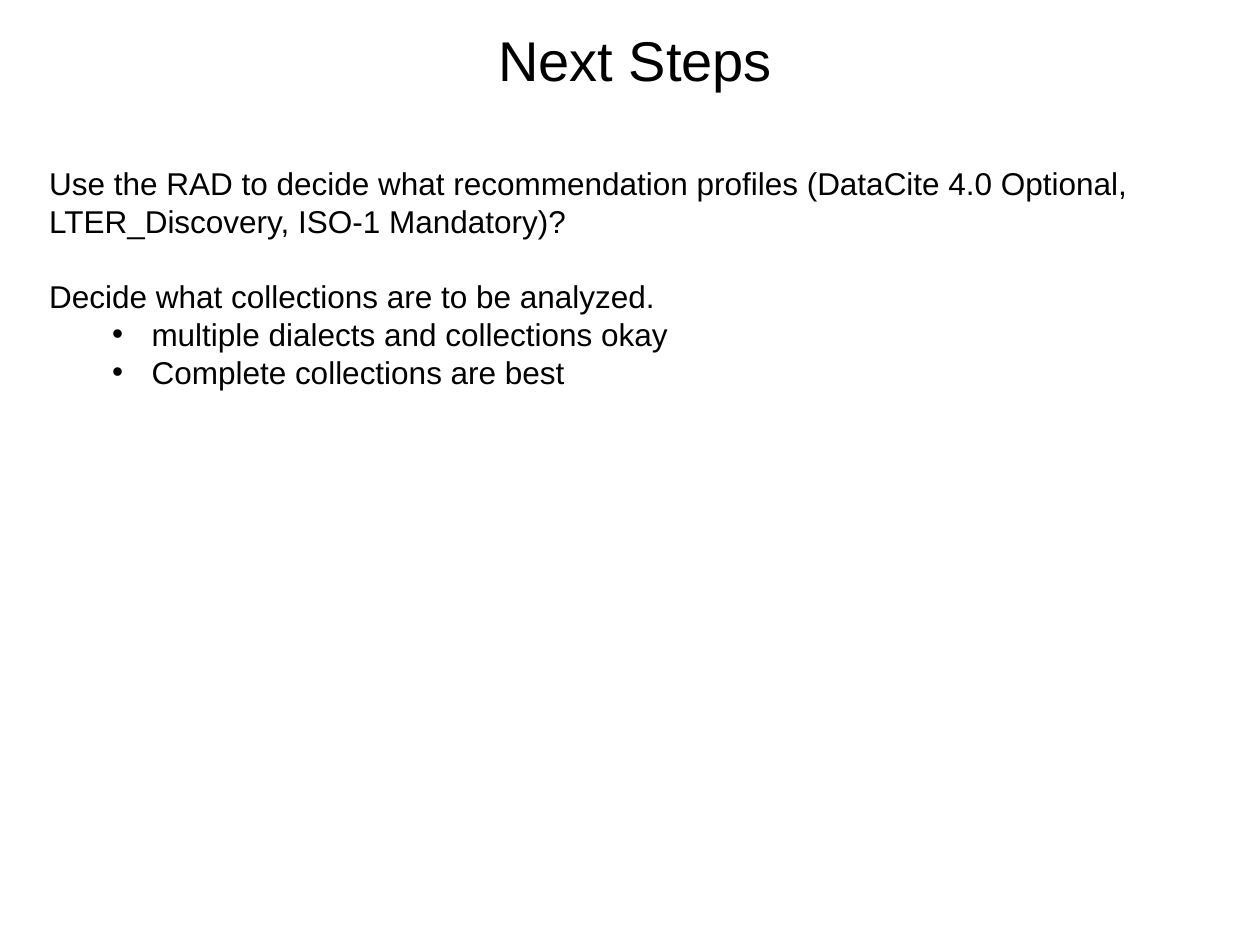
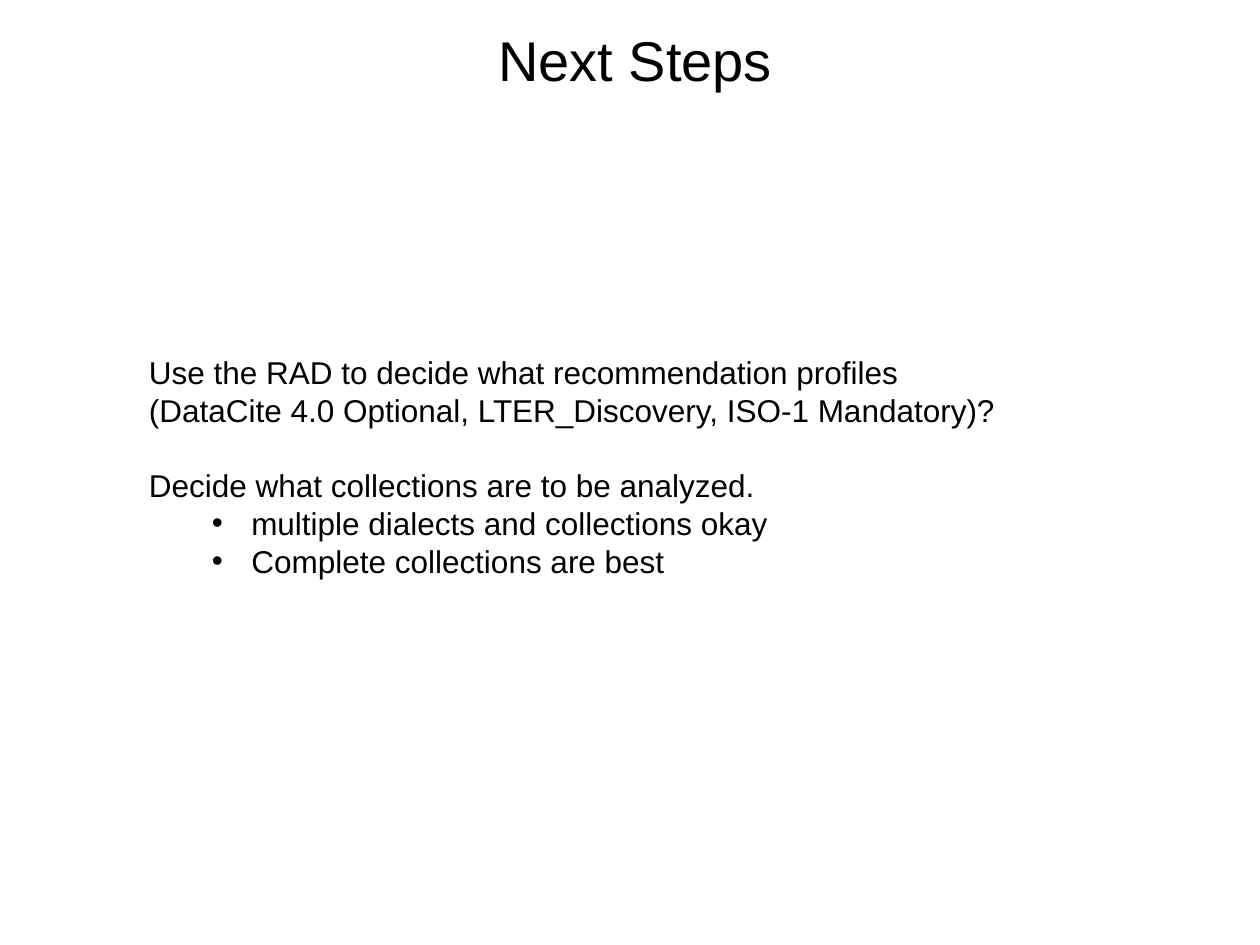
Before and after one commit to scgordon/ConceptMining, a slide deck: slide 6 of Presentations/IEDA_RAD_initial.pptx. Drawn at 1260x945 pixels with LibreOffice and Linux fonts; fonts in the diff are those of the drawing; background and template pictures are left out. Boxes give left, top, right and bottom in pixels: in the first picture for what was removed or moved away, otherwise in the second. Text is boxed around its words. In the diff, an @@ line names an element or a change of style, - is before the commit and + after.

```diff
--- a/Presentations/IEDA_RAD_initial.pptx
+++ b/Presentations/IEDA_RAD_initial.pptx
@@ text "Use the RAD to decide ...": place and size @@
-text "Use the RAD to decide ..." at (49,172,1127,390)
+text "Use the RAD to decide ..." at (149,361,995,579)
@@ text at (149,361,995,427): text changed @@
-Use the RAD to decide what recommendation profiles (DataCite 4.0 Optional, LTER_Discovery, ISO-1 Mandatory)?
+Use the RAD to decide what recommendation profiles
+(DataCite 4.0 Optional, LTER_Discovery, ISO-1 Mandatory)?
```
Also in this commit, not shown: 1 slide added, 1 slide removed, 1 other file.
